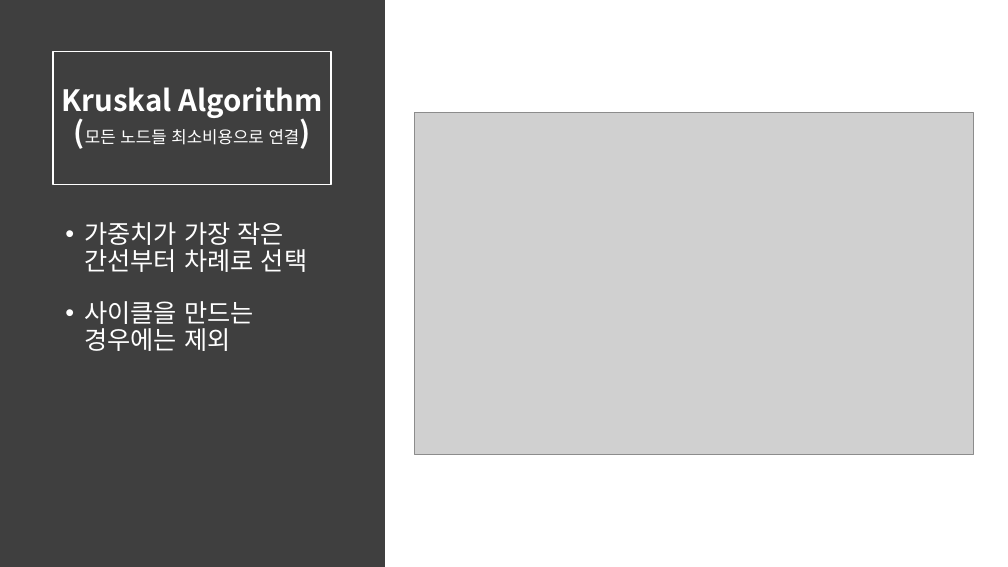
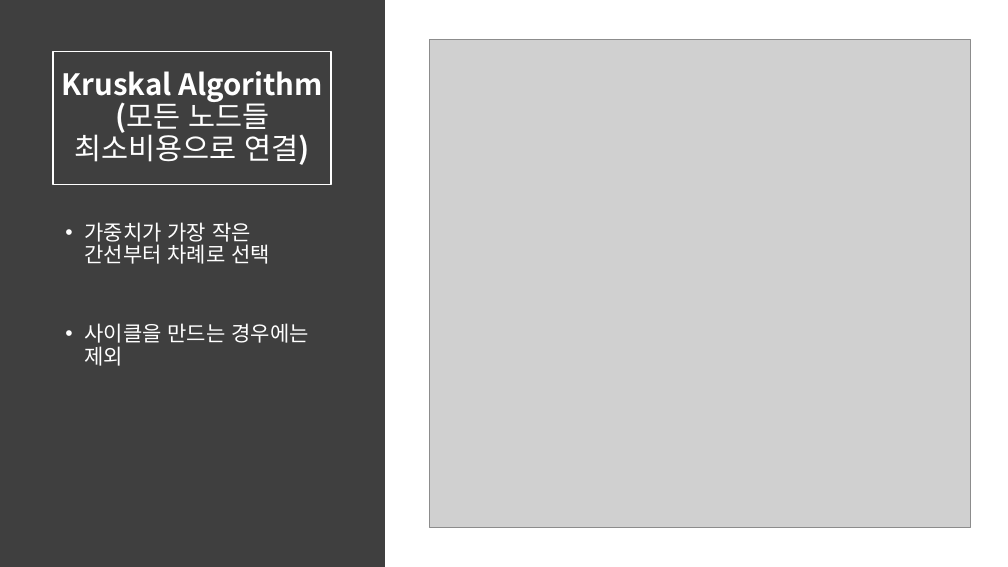
Before and after one commit to sunminky/algorythmStudy, a slide deck: slide 4 of 10주차/그리디발표.pptx. Drawn at 1008x567 pixels with LibreOffice and Linux fonts; fonts in the diff are those of the drawing; grey boxes stand for pictures. Boxes give left, top, right and bottom in pixels: in the first picture for what was removed or moved away, otherwise in the second. Text is boxed around its words. In the diff, an @@ line names an element or a change of style, - is before the commit and + after.

Commit message:
10주차

```diff
--- a/10주차/그리디발표.pptx
+++ b/10주차/그리디발표.pptx
@@ title "Kruskal Algorithm (모든 노드들 최소비용으로 ..." at (x1=53, y1=51, x2=331, y2=185): size 16 to 28 pt in "(모든 노드들 최소비용으로 연결)" @@
@@ picture resized from (x1=415, y1=113, x2=974, y2=454) to (x1=430, y1=39, x2=970, y2=528) @@
@@ text "가중치가 가장 작은 간선부터 차례로 ..." at (x1=84, y1=222, x2=309, y2=366): size 24 to 20 pt; more space between paragraphs @@
```
